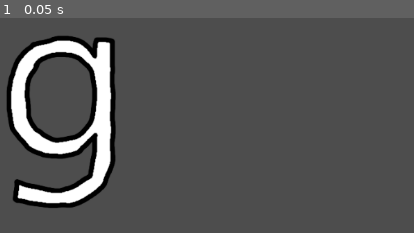
Above: before the commit, frame 1.
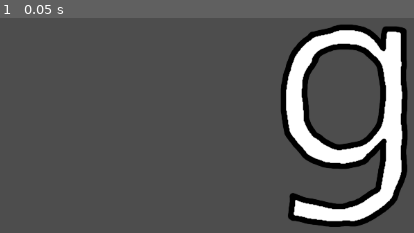
Above: after the commit, the same moment.

Repository: peroxyaceticacid/g
Game: Godot game, scene res://scenes/game.tscn
The game is run twice, just before and just after one commit, with the same random seed, the same clock (stepped at 60 frames per second) and the same inputs.
Inputs:
- Up to frame 1 (0.05 s): no input

The runs differ from the first frame. In frame 1, 27% of the frame differs, in the area x 1-99%, y 2-98%.

Commit message:
forgot to push saved project file

Diff:
--- a/scenes/game.tscn
+++ b/scenes/game.tscn
@@ -1,10 +1,16 @@
-[gd_scene load_steps=2 format=3 uid="uid://bfa7einif8asu"]
+[gd_scene load_steps=3 format=3 uid="uid://bfa7einif8asu"]
 
 [ext_resource type="Texture2D" uid="uid://bv8wwykuvhsxd" path="res://sprites/UI/gbutton.png" id="1_uwrxv"]
+[ext_resource type="Script" uid="uid://cdokrxyy0n7fa" path="res://script/game.gd" id="1_yqjtg"]
 
 [node name="Game" type="Node2D"]
+script = ExtResource("1_yqjtg")
 
-[node name="Sprite2D" type="Sprite2D" parent="."]
-position = Vector2(564, 322)
-scale = Vector2(0.859765, 0.85108)
-texture = ExtResource("1_uwrxv")
+[node name="obj_GButton" type="TextureButton" parent="."]
+offset_left = 880.0
+offset_top = 173.0
+offset_right = 1064.0
+offset_bottom = 480.0
+texture_normal = ExtResource("1_uwrxv")
+
+[connection signal="pressed" from="obj_GButton" to="." method="_onclick"]
--- /dev/null
+++ b/script/game.gd
@@ -0,0 +1,13 @@
+extends Node2D
+
+# objects
+@onready var GClick = $obj_GButton
+
+func _ready() -> void:
+	pass
+
+func _onclick():
+	print("test")
+
+func _process(delta: float) -> void:
+	pass
Not shown, added: script/game.gd.uid
Binary file added: sprites/UI/spr_fallingG.png
Not shown, added: sprites/UI/spr_fallingG.png.import
